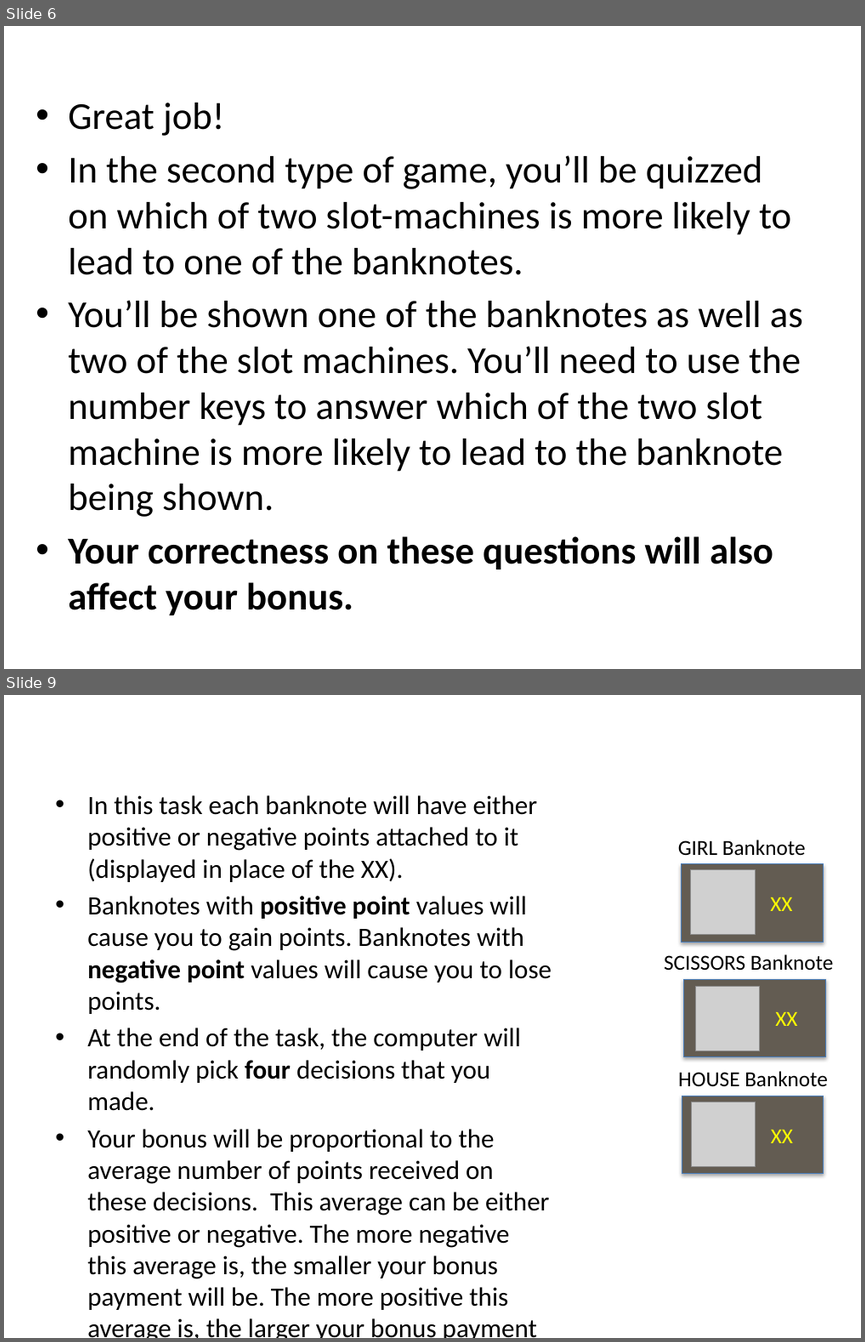
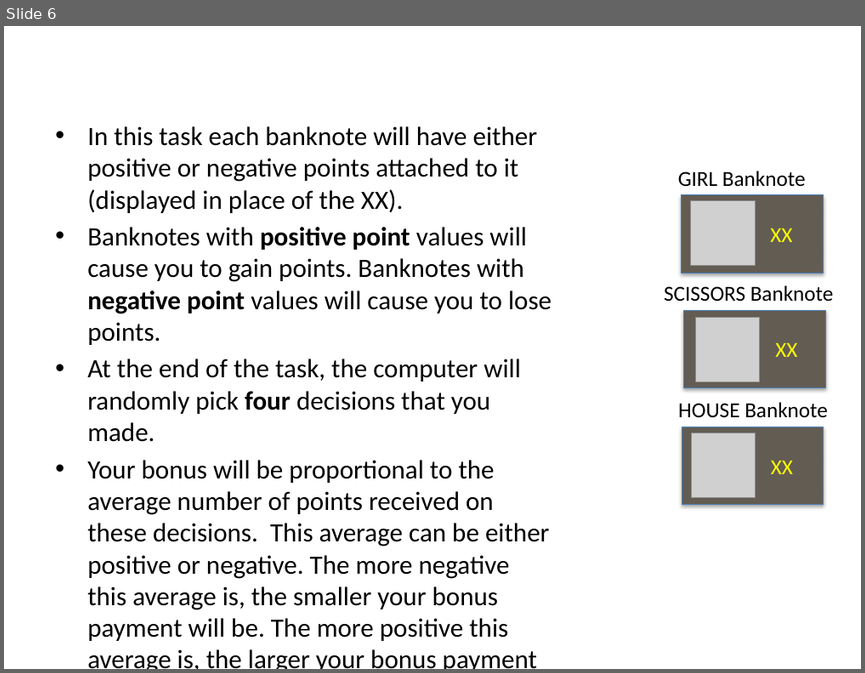
Before and after one commit to evanrussek/Gamble_Task_browser, a slide deck: public/task_ver3/Stimuli/uws_instr_slides_ver2.pptx. Shown one above the other, each under a label of ours: slides 6 and 9 before the commit, slide 6 after it; the slides between them are not shown. The pictures are 865x1342 and 865x673 pixels, drawn with LibreOffice and Linux fonts; fonts in the diff are those of the drawing; grey boxes stand for pictures. Boxes give left, top, right and bottom in pixels: in the first picture for what was removed or moved away, otherwise in the second. Text is boxed around its words. In the diff, an @@ line names an element or a change of style, - is before the commit and + after.

```diff
--- a/public/task_ver3/Stimuli/uws_instr_slides_ver2.pptx
+++ b/public/task_ver3/Stimuli/uws_instr_slides_ver2.pptx
@@ slide 6 removed at [4, 26, 861, 669], background #FFFFFF @@
@@ text removed at [68, 102, 803, 615] @@
-• Great job!
-• In the second type of game, you’ll be quizzed on which of two slot-machines is more likely to lead to one of the banknotes.
-• You’ll be shown one of the banknotes as well as two of the slot machines. You’ll need to use the number keys to answer which of the two slot machine is more likely to lead to the banknote being shown.
-• Your correctness on these questions will also affect your bonus.
@@ what was slide 9 is now slide 6 @@
```
Also in this commit, not shown: 6 slides changed, 1 slide added, 3 other slides removed, 34 other files.
